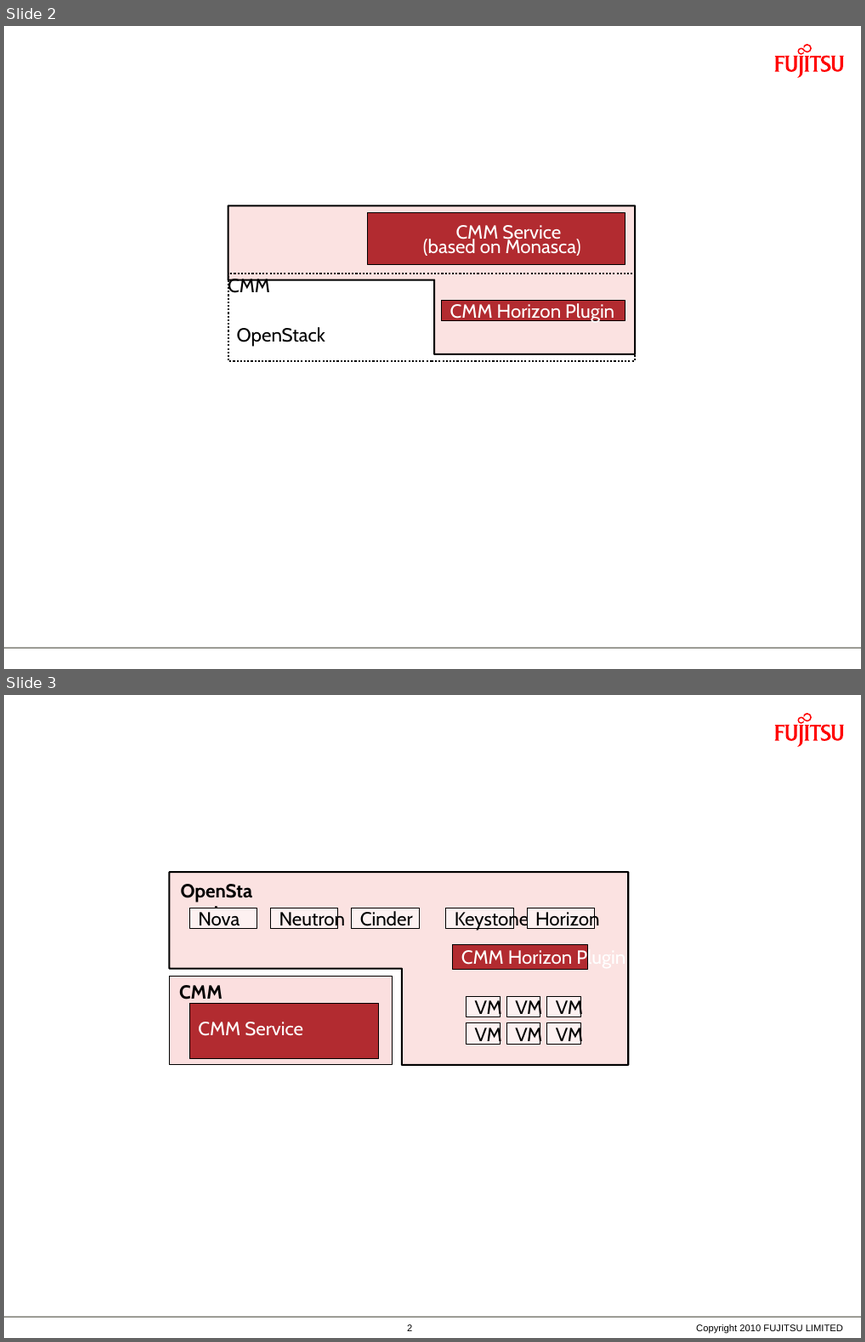
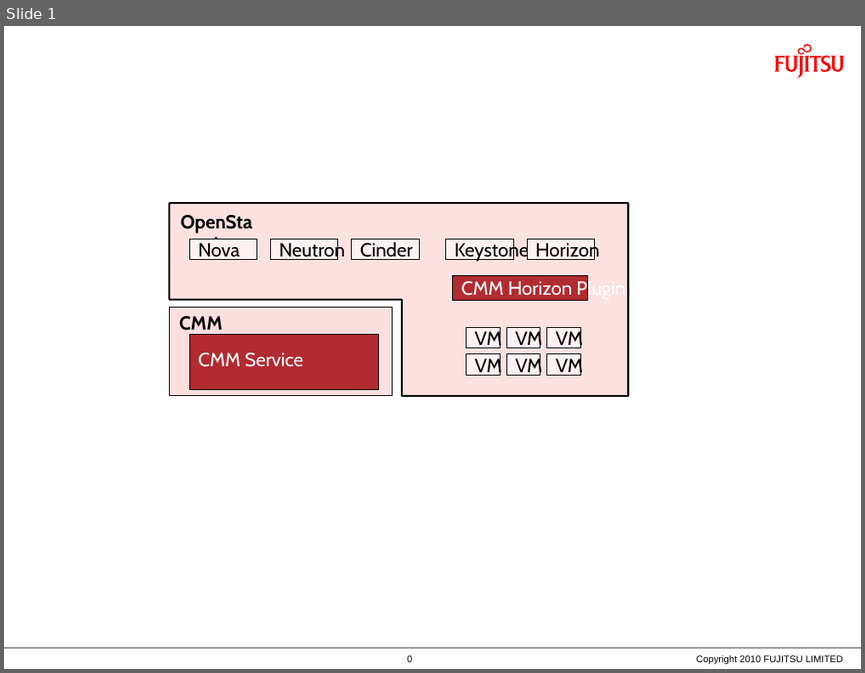
Before and after one commit to taroth21/cmm-documentation, a slide deck: DocSources/images/tenantuser.pptx. Shown one above the other, each under a label of ours: slides 2 and 3 before the commit, slide 1 after it. The pictures are 865x1342 and 865x673 pixels, drawn with LibreOffice and Linux fonts; fonts in the diff are those of the drawing; background and template pictures are left out. Boxes give left, top, right and bottom in pixels: in the first picture for what was removed or moved away, otherwise in the second. Text is boxed around its words. In the diff, an @@ line names an element or a change of style, - is before the commit and + after.

```diff
--- a/DocSources/images/tenantuser.pptx
+++ b/DocSources/images/tenantuser.pptx
@@ slide 2 removed at [4, 26, 861, 669], background #FFFFFF; not listed: 9 template elements that a slide beside it also shows @@
@@ freeform shape removed at [228, 206, 636, 354] @@
@@ rectangle removed at [367, 213, 624, 265] @@
-CMM Service
-(based on Monasca)
@@ text removed at [228, 276, 270, 296] @@
-CMM
@@ rectangle removed at [228, 272, 636, 360] @@
-OpenStack
@@ rectangle removed at [442, 301, 625, 321] @@
-CMM Horizon Plugin
@@ what was slide 3 is now slide 1 @@
@@ page number at [407, 655, 412, 662]: text changed @@
-2
+0
```
Also in this commit, not shown: 3 other slides removed, 6 other files.
